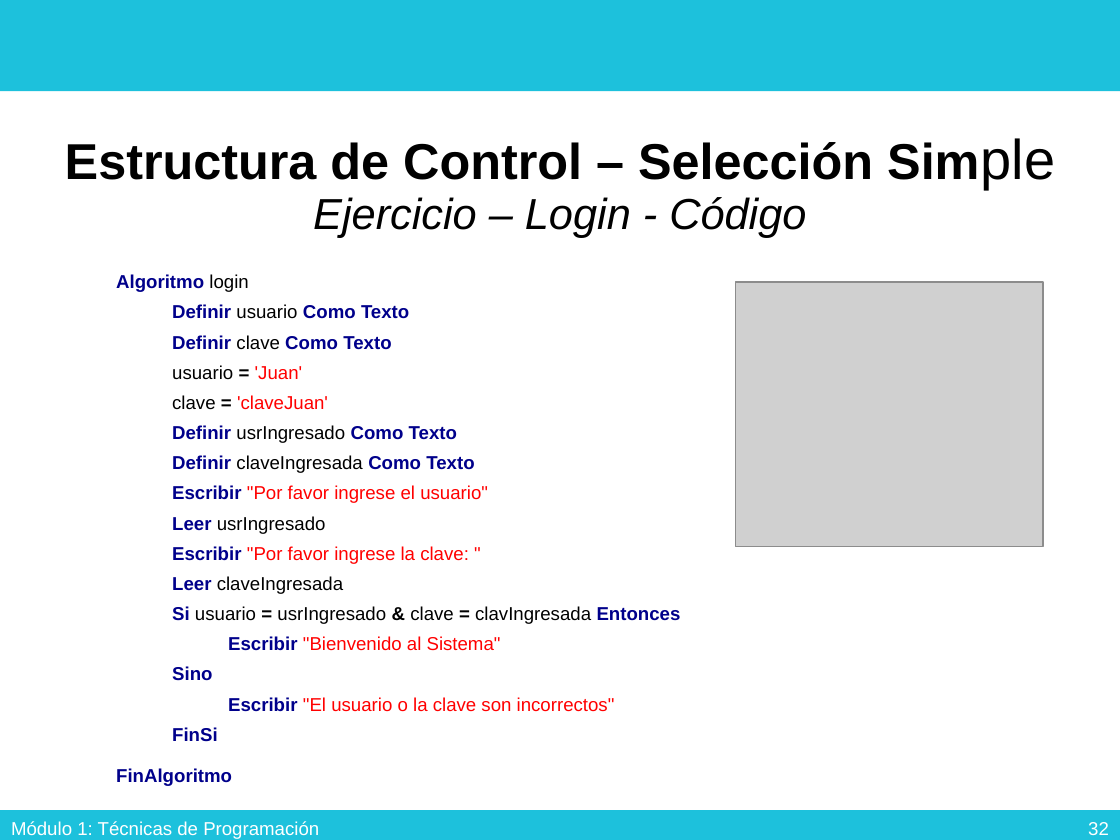
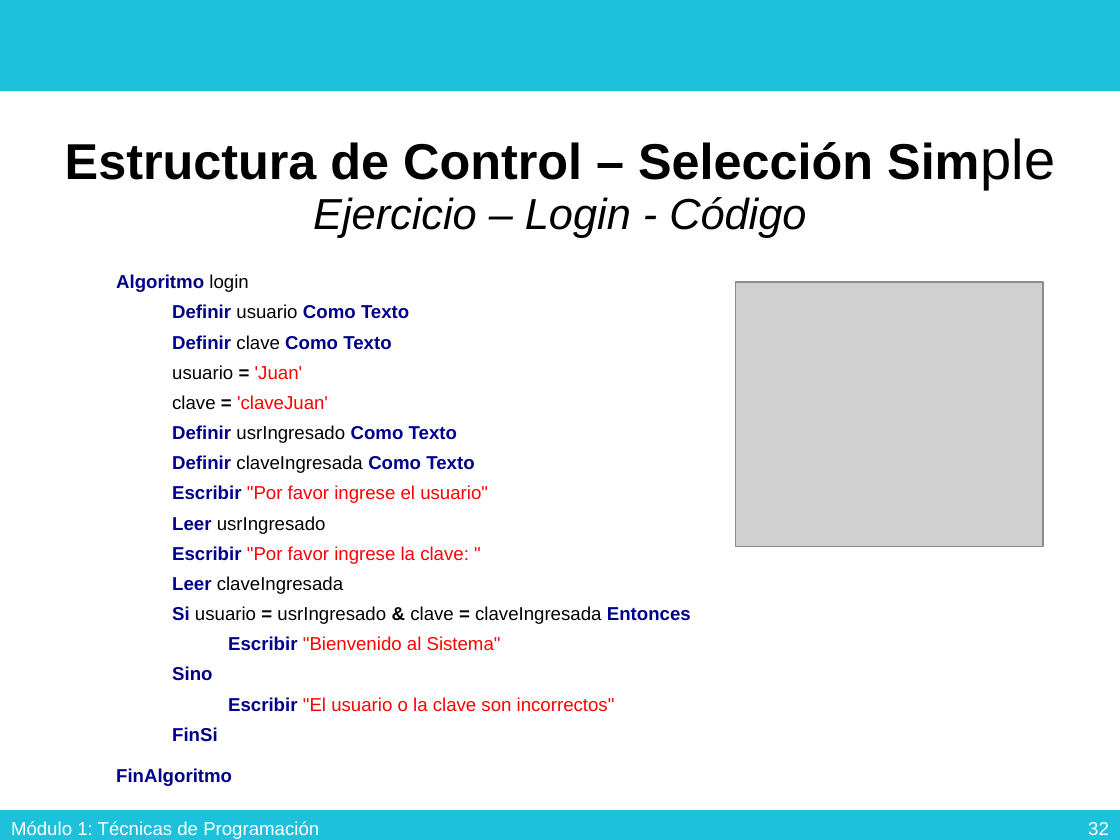
Before and after one commit to Francanella/111mil, a slide deck: slide 33 of apuntes/tecnicas/Clase2 - Seleccion/2. Seleccion.pptx. Drawn at 1120x840 pixels with LibreOffice and Linux fonts; fonts in the diff are those of the drawing; grey boxes stand for pictures; background and template pictures are left out. Boxes give left, top, right and bottom in pixels: in the first picture for what was removed or moved away, otherwise in the second. Text is boxed around its words. In the diff, an @@ line names an element or a change of style, - is before the commit and + after.

```diff
--- a/apuntes/tecnicas/Clase2 - Seleccion/2. Seleccion.pptx
+++ b/apuntes/tecnicas/Clase2 - Seleccion/2. Seleccion.pptx
@@ text at [172, 606, 691, 624]: text changed @@
-  Si usuario = usrIngresado & clave = clavIngresada Entonces
+  Si usuario = usrIngresado & clave = claveIngresada Entonces
```
Also in this commit, not shown: 3 other slides changed, 8 other files.
